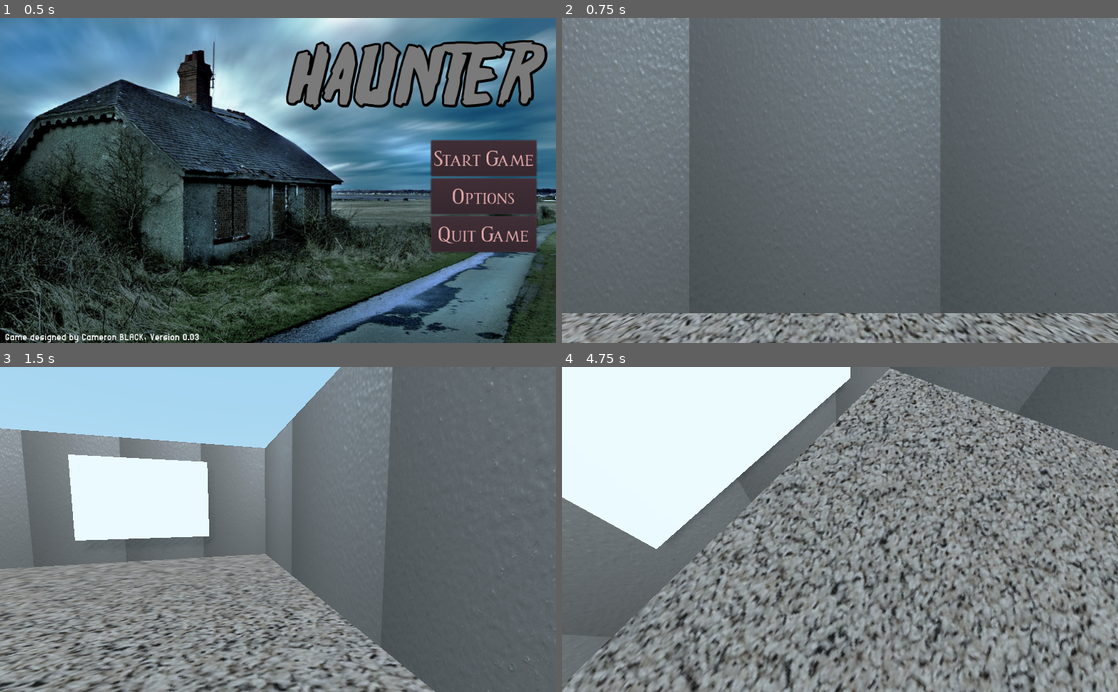
Above: before the commit, frames 1-4 (two rows, left to right).
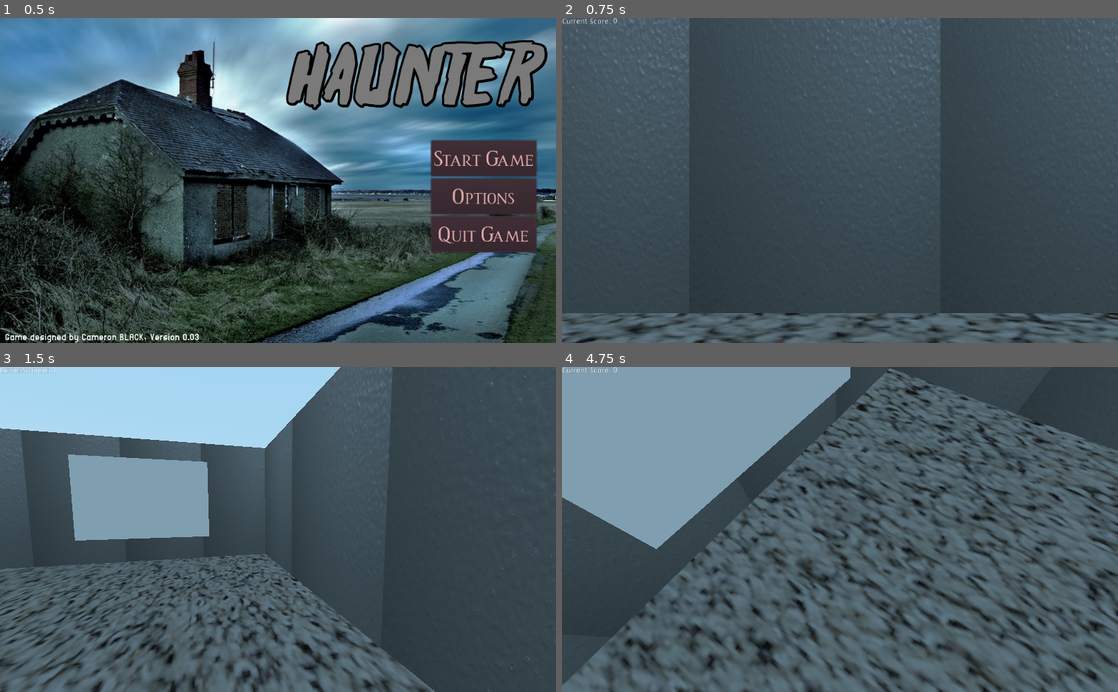
Above: after the commit, the same moments.

Repository: Camasamac/2022-Haunter
Game: Godot game, scene res://MainMenu/MainMenu.tscn
Two runs of this game, one before a commit and one after it. Both use one fixed random seed, a clock stepped at 60 frames per second and the inputs below.
Inputs (mouse positions are in pixels of both pictures, inside the frame that each line leads up to):
- Up to frame 1 (0.5 s): no input
- Up to frame 2 (0.75 s): click "Start Game" at 0.5 s
- Up to frame 3 (1.5 s): tap Enter at 1.25 s; move the mouse to (400, 513) at 1.27 s; hold D (player_right) from 1.28 s (still down)
- Up to frame 4 (4.75 s): tap Space (jump) at 1.52, 2.27, 3.77, 4.52 s; move the mouse to (728, 545) at 2.02 s; release D (player_right) at 2.03 s; hold S (player_backward) 2.03-2.78 s; move the mouse to (895, 458) at 2.77 s; hold D (player_right) 2.78-3.53 s; move the mouse to (812, 594) at 3.52 s; hold W (player_forward) 3.53-4.28 s; move the mouse to (1006, 578) at 4.27 s; hold A (player_left) from 4.28 s (still down)

Frame 1 is identical in both runs. In frame 2, 99% of the frame differs, in the area x 0-100%, y 0-100%; in frame 3, 86%; in frame 4, 93%.

Commit message:
Version 0.03.5ish
Added a points system to pickup objects, likely coins at this rate and need to finish walls. Not much of urgency at the moment I think

Diff:
--- a/GameScene/GameScene.tscn
+++ b/GameScene/GameScene.tscn
@@ -1,10 +1,11 @@
-[gd_scene load_steps=11 format=2]
+[gd_scene load_steps=12 format=2]
 
 [ext_resource path="res://Textures/seamless carpet texture.jpg" type="Texture" id=1]
 [ext_resource path="res://Player Stuff/Player.tscn" type="PackedScene" id=2]
 [ext_resource path="res://metallic-wall.tscn" type="PackedScene" id=3]
 [ext_resource path="res://Textures/drywall.jpg" type="Texture" id=4]
-[ext_resource path="res://floor1.tscn" type="PackedScene" id=5]
+[ext_resource path="res://Pickup Object.tscn" type="PackedScene" id=5]
+[ext_resource path="res://LampPost.tscn" type="PackedScene" id=6]
 
 [sub_resource type="QuadMesh" id=4]
 
@@ -28,6 +29,7 @@
 
 [node name="DirectionalLight" type="DirectionalLight" parent="."]
 transform = Transform( 0.5, -0.612372, 0.612373, 0, 0.707107, 0.707106, -0.866025, -0.353553, 0.353554, 0, 0.376277, 0 )
+visible = false
 shadow_enabled = true
 
 [node name="Player" parent="." instance=ExtResource( 2 )]
@@ -71,16 +73,16 @@
 transform = Transform( 1.66948e-07, 0, -0.6, 0, 6, 0, 14, 0, 7.15493e-09, -21.7014, 2.82329, -1.34128 )
 
 [node name="wall10" parent="." instance=ExtResource( 3 )]
-transform = Transform( -1.35505e-06, 0, 0.6, 0, 6, 0, -31, 0, -2.62268e-08, -44.3099, 2.82329, 21.1076 )
+transform = Transform( -1.35505e-06, 0, 0.6, 0, 9, 0, -31, 0, -2.62268e-08, -44.3099, 4.43791, 21.1076 )
 
 [node name="wall11" parent="." instance=ExtResource( 3 )]
-transform = Transform( 18, 0, 0, 0, 6, 0, 0, 0, 0.6, -28.9698, 2.82329, 12.0274 )
+transform = Transform( 18, 0, 0, 0, 9, 0, 0, 0, 0.6, -28.7803, 4.33031, 12.0274 )
 
 [node name="wall12" parent="." instance=ExtResource( 3 )]
-transform = Transform( -1.35505e-06, 0, -0.6, 0, 6, 0, 31, 0, -2.62268e-08, -20.5539, 2.82794, 27.5521 )
+transform = Transform( -1.35505e-06, 0, -0.6, 0, 9, 0, 31, 0, -2.62268e-08, -20.6175, 4.24451, 27.5521 )
 
 [node name="wall13" parent="." instance=ExtResource( 3 )]
-transform = Transform( -18, 0, -5.24537e-08, 0, 6, 0, 1.57361e-06, 0, -0.6, -35.3476, 2.82329, 36.0845 )
+transform = Transform( -18, 0, -9.05975e-08, 0, 9, 0, 2.71792e-06, 0, -0.6, -35.3476, 4.42195, 36.0845 )
 
 [node name="wall14" parent="." instance=ExtResource( 3 )]
 transform = Transform( 21.5, 0, 0, 0, 6, 0, 0, 0, 0.6, -9.86839, 2.82329, 42.9763 )
@@ -97,10 +99,64 @@
 [node name="wall18" parent="." instance=ExtResource( 3 )]
 transform = Transform( -12, 0, -9.05975e-08, 0, 6, 0, 1.81195e-06, 0, -0.6, -5.11157, 2.82329, 36.2018 )
 
-[node name="Floor1 (start-room)" parent="." instance=ExtResource( 5 )]
-
-[node name="Floor1 (start-room)2" parent="." instance=ExtResource( 5 )]
-transform = Transform( 1.655, 0, 0, 0, 1, 0, 0, 0, 0.411, -27.8957, -0.00526834, 8.08278 )
+[node name="wall19" parent="." instance=ExtResource( 3 )]
+transform = Transform( -8.74228e-07, 0, 0.6, 0, 6, 0, -20, 0, -2.62268e-08, -11.0268, 2.82329, 26.3636 )
+
+[node name="wall20" parent="." instance=ExtResource( 3 )]
+transform = Transform( -1.48619e-06, 0, 0.6, 0, 6, 0, -34, 0, -2.62268e-08, -26.4343, 2.82329, 53.0475 )
+
+[node name="wall21" parent="." instance=ExtResource( 3 )]
+transform = Transform( 4.05446e-07, 0, -0.6, 0, 6, 0, 34, 0, 7.15493e-09, 15.5787, 2.82329, 59.877 )
+
+[node name="wall22" parent="." instance=ExtResource( 3 )]
+transform = Transform( -48, 0, -9.05975e-08, 0, 6, 0, 7.2478e-06, 0, -0.6, -8.47482, 2.82329, 76.2363 )
+
+[node name="wall23" parent="." instance=ExtResource( 3 )]
+transform = Transform( 5.5, 0, 0, 0, 6, 0, 0, 0, 0.6, -29.1339, 2.82329, 69.7542 )
+
+[node name="wall24" parent="." instance=ExtResource( 3 )]
+transform = Transform( 9, 0, 0, 0, 6, 0, 0, 0, 0.6, 11.1166, 2.82329, 42.896 )
+
+[node name="wall25" parent="." instance=ExtResource( 3 )]
+transform = Transform( -1.04907e-06, 0, 0.6, 0, 14, 0, -24, 0, -2.62268e-08, -65.7156, 6.75209, 64.9232 )
+
+[node name="wall26" parent="." instance=ExtResource( 3 )]
+transform = Transform( -7.43094e-07, 0, -0.6, 0, 14, 0, 17, 0, -2.62268e-08, -31.7647, 6.83015, 61.2526 )
+
+[node name="wall27" parent="." instance=ExtResource( 3 )]
+transform = Transform( -34, 0, -9.05975e-08, 0, 14, 0, 5.13386e-06, 0, -0.6, -49.1728, 6.75209, 76.1718 )
+
+[node name="wall28" parent="." instance=ExtResource( 3 )]
+transform = Transform( 19.2, 0, 0, 0, 14, 0, 0, 0, 0.6, -41.3831, 6.83015, 52.7737 )
+
+[node name="wall29" parent="." instance=ExtResource( 3 )]
+transform = Transform( 3, 0, 0, 0, 14, 0, 0, 0, 0.6, -64.3746, 6.83015, 53.0086 )
+
+[node name="wall30" parent="." instance=ExtResource( 3 )]
+transform = Transform( -8.39259e-07, 0, 0.6, 0, 14, 0, -19.2, 0, -2.62268e-08, -62.8805, 6.83015, 43.4699 )
+
+[node name="wall31" parent="." instance=ExtResource( 3 )]
+transform = Transform( -4, 0, -9.05975e-08, 0, 14, 0, 6.03983e-07, 0, -0.6, -64.8046, 6.83015, 33.9298 )
+
+[node name="wall32" parent="." instance=ExtResource( 3 )]
+transform = Transform( -3.23464e-06, 0, -0.6, 0, 14, 0, 74, 0, -2.62268e-08, -50.9746, 6.83015, 15.9682 )
+
+[node name="wall33" parent="." instance=ExtResource( 3 )]
+transform = Transform( -3.0598e-07, 0, -0.6, 0, 8, 0, 7, 0, -2.62268e-08, -31.8986, 9.72493, 73.053 )
+
+[node name="Floor(corridor1)" type="MeshInstance" parent="."]
+transform = Transform( 1.614, 0, 0, 0, 1, 0, 0, 0, 0.353, -28.2186, 0.0145299, 8.74319 )
+mesh = SubResource( 1 )
+material/0 = SubResource( 3 )
+
+[node name="StaticBody" type="StaticBody" parent="Floor(corridor1)"]
+
+[node name="CollisionShape" type="CollisionShape" parent="Floor(corridor1)/StaticBody"]
+transform = Transform( 10, 0, 0, 0, 1, 0, 0, 0, 10, -0.01, 0.031, 0.043 )
+shape = SubResource( 2 )
+__meta__ = {
+"_editor_description_": "You need to alter the top left x and botoom right z values in order to adjust the collision area of a floor."
+}
 
 [node name="Floor3 (1Corridor Room)" type="MeshInstance" parent="."]
 transform = Transform( 0.7, 0, 0, 0, 1, 0, 0, 0, 0.7, -28.1025, -0.00526834, -1.38833 )
@@ -116,6 +172,20 @@
 "_editor_description_": "You need to alter the top left x and botoom right z values in order to adjust the collision area of a floor."
 }
 
+[node name="Floor2" type="MeshInstance" parent="."]
+transform = Transform( 1.3, 0, 0, 0, 1, 0, 0, 0, 1.3, 0.467607, -0.00526834, -0.334311 )
+mesh = SubResource( 1 )
+material/0 = SubResource( 3 )
+
+[node name="StaticBody" type="StaticBody" parent="Floor2"]
+
+[node name="CollisionShape" type="CollisionShape" parent="Floor2/StaticBody"]
+transform = Transform( 10, 0, 0, 0, 1, 0, 0, 0, 10, -0.01, 0.031, 0.043 )
+shape = SubResource( 2 )
+__meta__ = {
+"_editor_description_": "You need to alter the top left x and botoom right z values in order to adjust the collision area of a floor."
+}
+
 [node name="Floor4 (2nd Big Room)" type="MeshInstance" parent="."]
 transform = Transform( 1.215, 0, 0, 0, 1, 0, 0, 0, 1.213, -32.6176, -0.00526262, 24.1262 )
 mesh = SubResource( 1 )
@@ -187,7 +257,7 @@
 }
 
 [node name="Floor9 (exit kitchen)" type="MeshInstance" parent="."]
-transform = Transform( -1.50804e-08, 0, 0.29, 0, 1, 0, -0.345, 0, -1.26763e-08, -29.1942, 0.0527723, 73.2669 )
+transform = Transform( -1.50804e-08, 0, 0.29, 0, 1, 0, -0.345, 0, -1.26763e-08, -29.1942, 0.0527723, 73.0614 )
 mesh = SubResource( 1 )
 material/0 = SubResource( 3 )
 
@@ -246,7 +316,7 @@
 }
 
 [node name="Floor13 (corridor filled with doors)" type="MeshInstance" parent="."]
-transform = Transform( 2.2, 0, 0, 0, 1, 0, 0, 0, 0.8, -84.521, -0.00526834, 25.7161 )
+transform = Transform( 2.2, 0, 0, 0, 1, 0, 0, 0, 0.8, -84.521, -0.00526834, 25.8842 )
 mesh = SubResource( 1 )
 material/0 = SubResource( 3 )
 
@@ -385,6 +455,20 @@
 "_editor_description_": "This is the basis of a tower that will have many different platforms in the forms of bookshelves to get to the end of the level."
 }
 
+[node name="CSGBox11" type="CSGBox" parent="."]
+transform = Transform( -1.31134e-07, 0, 3.5, 0, 2, 0, -3, 0, -1.5299e-07, -119.379, 1.90792, 9.32133 )
+use_collision = true
+__meta__ = {
+"_editor_description_": "This is the basis of a tower that will have many different platforms in the forms of bookshelves to get to the end of the level."
+}
+
+[node name="CSGBox12" type="CSGBox" parent="."]
+transform = Transform( -1.31134e-07, 0, 3.5, 0, 4, 0, -3, 0, -1.5299e-07, -133.486, 3.84313, 1.26477 )
+use_collision = true
+__meta__ = {
+"_editor_description_": "This is the basis of a tower that will have many different platforms in the forms of bookshelves to get to the end of the level."
+}
+
 [node name="CSGCylinder1" type="CSGCylinder" parent="."]
 transform = Transform( 8, 0, 0, 0, 1.568, 0, 0, 0, 4.673, 0, 0.600182, 68.4336 )
 use_collision = true
@@ -392,3 +476,9 @@
 __meta__ = {
 "_editor_description_": "This is ideally the dining table, with various things around it to interact with."
 }
+
+[node name="Pickup Object" parent="." instance=ExtResource( 5 )]
+transform = Transform( 1, 0, 0, 0, 1, 0, 0, 0, 1, -5.16679, 0.671806, -1.52429 )
+
+[node name="Spatial" parent="." instance=ExtResource( 6 )]
+transform = Transform( 1, 0, 0, 0, 1, 0, 0, 0, 1, 0, 0.436714, 5.95489 )
--- /dev/null
+++ b/LampPost.tscn
@@ -0,0 +1,11 @@
+[gd_scene format=2]
+
+[node name="Spatial" type="Spatial"]
+
+[node name="CSGBox" type="CSGBox" parent="."]
+transform = Transform( 0.06, 0, 0, 0, 0.744, 0, 0, 0, 0.06, 0, 0.670227, 0 )
+use_collision = true
+
+[node name="SpotLight" type="SpotLight" parent="CSGBox"]
+transform = Transform( 16.6667, 0, 0, 0, -7.28523e-07, 1.34409, 0, -16.6667, -9.03369e-06, 0, 3.50328, -2.96393 )
+light_energy = 2.055
--- /dev/null
+++ b/Pickup Object.gd
@@ -0,0 +1,12 @@
+extends Spatial
+
+func _ready():
+	pass # Replace with function body.
+
+func _on_Area_body_entered(body):
+	if (body.name == "Player"):
+		print("collided")
+		Global.Current_Score += 1
+		print(Global.Current_Score)
+		queue_free()
+	#Prints collided, adds 1 to the score, and then removes the object from the current scene.
--- /dev/null
+++ b/Pickup Object.tscn
@@ -0,0 +1,22 @@
+[gd_scene load_steps=3 format=2]
+
+[ext_resource path="res://Pickup Object.gd" type="Script" id=1]
+
+[sub_resource type="BoxShape" id=1]
+
+[node name="Pickup Object" type="Spatial"]
+script = ExtResource( 1 )
+__meta__ = {
+"_editor_description_": "This should ideally lead to the accruement of points in the game, going to the final score."
+}
+
+[node name="CSGCylinder" type="CSGCylinder" parent="."]
+transform = Transform( 0.5, 0, 0, 0, 1, 0, 0, 0, 0.5, 0, 0, 0 )
+
+[node name="Area" type="Area" parent="CSGCylinder"]
+
+[node name="CollisionShape" type="CollisionShape" parent="CSGCylinder/Area"]
+transform = Transform( 1, 0, 0, 0, 0.524, 0, 0, 0, 1, 0, 0, 0 )
+shape = SubResource( 1 )
+
+[connection signal="body_entered" from="CSGCylinder/Area" to="." method="_on_Area_body_entered"]
--- a/Player Stuff/Player.tscn
+++ b/Player Stuff/Player.tscn
@@ -18,3 +18,14 @@
 transform = Transform( 1, 0, 0, 0, 1, 0, 0, 0, 1, 0, 0.927507, 0.000175178 )
 environment = ExtResource( 1 )
 current = true
+
+[node name="CurrentScoreText" type="Label" parent="Camera"]
+margin_right = 40.0
+margin_bottom = 14.0
+text = "Current Score:"
+
+[node name="CurrentScoreNumberText" type="Label" parent="Camera"]
+margin_left = 94.0
+margin_top = -1.0
+margin_right = 134.0
+margin_bottom = 13.0
--- a/Scripts/Player.gd
+++ b/Scripts/Player.gd
@@ -39,6 +39,8 @@
 	# reset the mouse delta vector
 	mouseDelta = Vector2()
 
+	$Camera/CurrentScoreNumberText.text = str(Global.Current_Score)
+
 # called every physics step
 func _physics_process (delta):
 	# reset the x and z velocity
--- a/floor1.tscn
+++ /dev/null
@@ -1,29 +0,0 @@
-[gd_scene load_steps=5 format=2]
-
-[ext_resource path="res://Textures/seamless carpet texture.jpg" type="Texture" id=1]
-
-[sub_resource type="PlaneMesh" id=1]
-size = Vector2( 20, 20 )
-
-[sub_resource type="SpatialMaterial" id=3]
-albedo_texture = ExtResource( 1 )
-metallic = 0.64
-metallic_specular = 0.65
-uv1_scale = Vector3( 1, 1, 0.149 )
-
-[sub_resource type="ConcavePolygonShape" id=2]
-data = PoolVector3Array( 1, 0, 1, -1, 0, 1, 1, 0, -1, -1, 0, 1, -1, 0, -1, 1, 0, -1 )
-
-[node name="Floor1 (start-room)" type="MeshInstance"]
-transform = Transform( 1.2, 0, 0, 0, 1, 0, 0, 0, 1.2, 0.0330696, -0.00526834, -0.0323153 )
-mesh = SubResource( 1 )
-material/0 = SubResource( 3 )
-
-[node name="StaticBody" type="StaticBody" parent="."]
-
-[node name="CollisionShape" type="CollisionShape" parent="StaticBody"]
-transform = Transform( 10, 0, 0, 0, 1, 0, 0, 0, 10, -0.01, 0.031, 0.043 )
-shape = SubResource( 2 )
-__meta__ = {
-"_editor_description_": "You need to alter the top left x and botoom right z values in order to adjust the collision area of a floor."
-}
--- /dev/null
+++ b/global.gd
@@ -0,0 +1,5 @@
+extends Node
+var Current_Score = 0
+
+func _ready():
+	pass # Replace with function body.
--- a/project.godot
+++ b/project.godot
@@ -17,6 +17,10 @@
 config/name="FPS Haunter"
 run/main_scene="res://MainMenu/MainMenu.tscn"
 config/icon="res://icon.png"
+
+[autoload]
+
+Global="*res://global.gd"
 
 [input]
 
